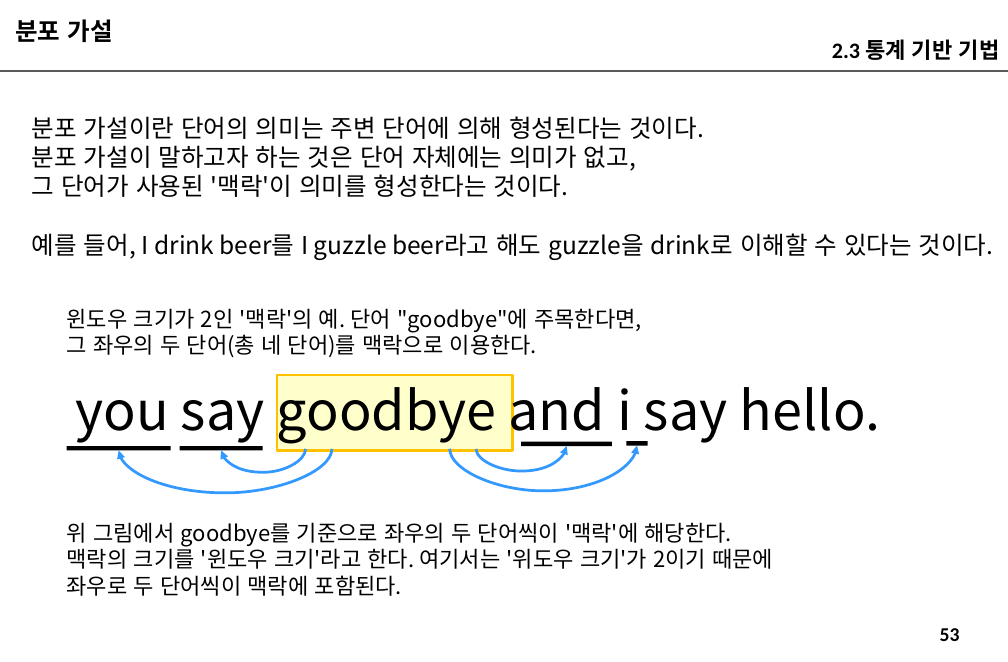
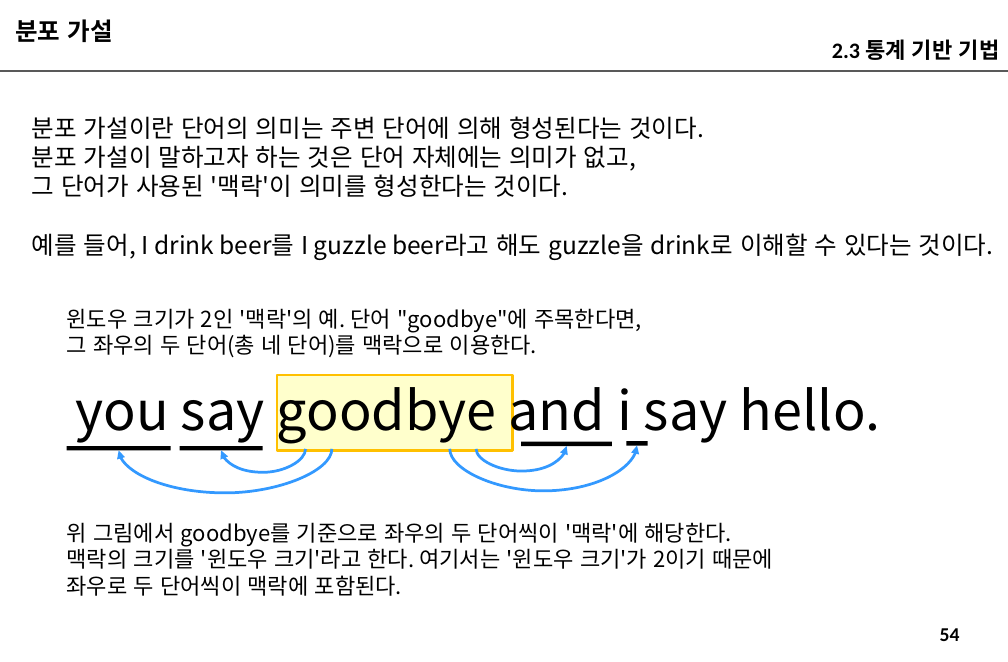
Before and after one commit to imguru-mooc/nlp_week, a slide deck: slide 54 of 인공지능_자연어처리_2_판서.pptx (slide 53 before the commit). Drawn at 1008x662 pixels with LibreOffice and Linux fonts; fonts in the diff are those of the drawing. Boxes give left, top, right and bottom in pixels: in the first picture for what was removed or moved away, otherwise in the second. Text is boxed around its words. In the diff, an @@ line names an element or a change of style, - is before the commit and + after.

```diff
--- a/인공지능_자연어처리_2_판서.pptx
+++ b/인공지능_자연어처리_2_판서.pptx
@@ text at (67, 545, 773, 569): text changed @@
-맥락의 크기를 '윈도우 크기'라고 한다. 여기서는 '위도우 크기'가 2이기 때문에
+맥락의 크기를 '윈도우 크기'라고 한다. 여기서는 '윈도우 크기'가 2이기 때문에
@@ page number at (940, 628, 960, 641): text changed @@
-53
+54
```
Also in this commit, not shown: 19 other slides changed, 10 slides added.
